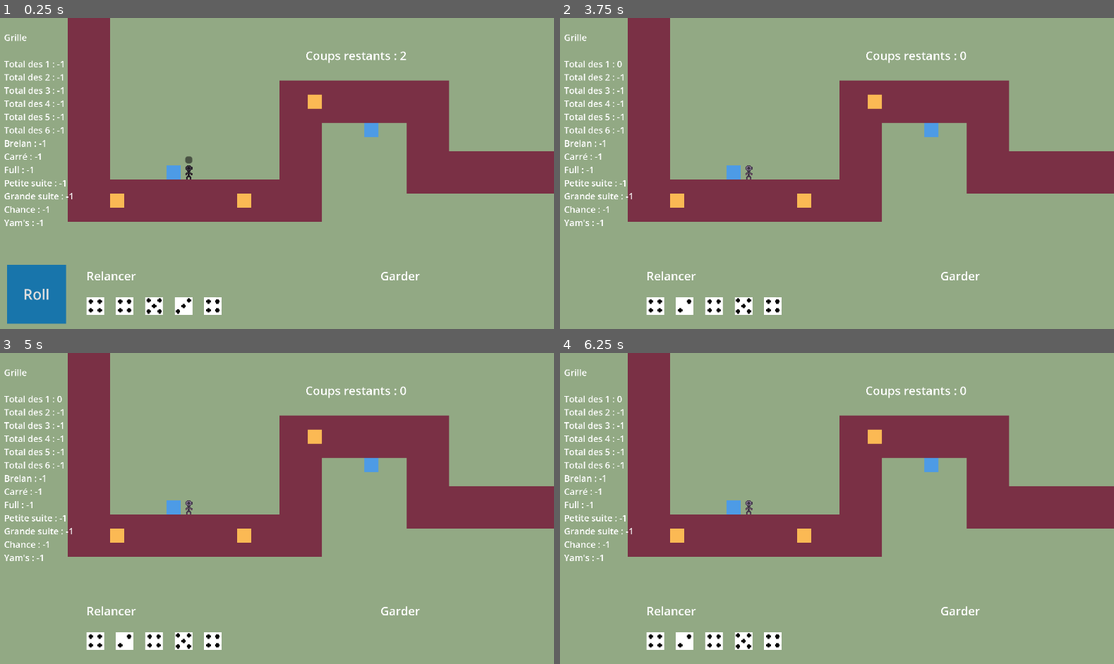
Above: before the commit, frames 1-4 (two rows, left to right).
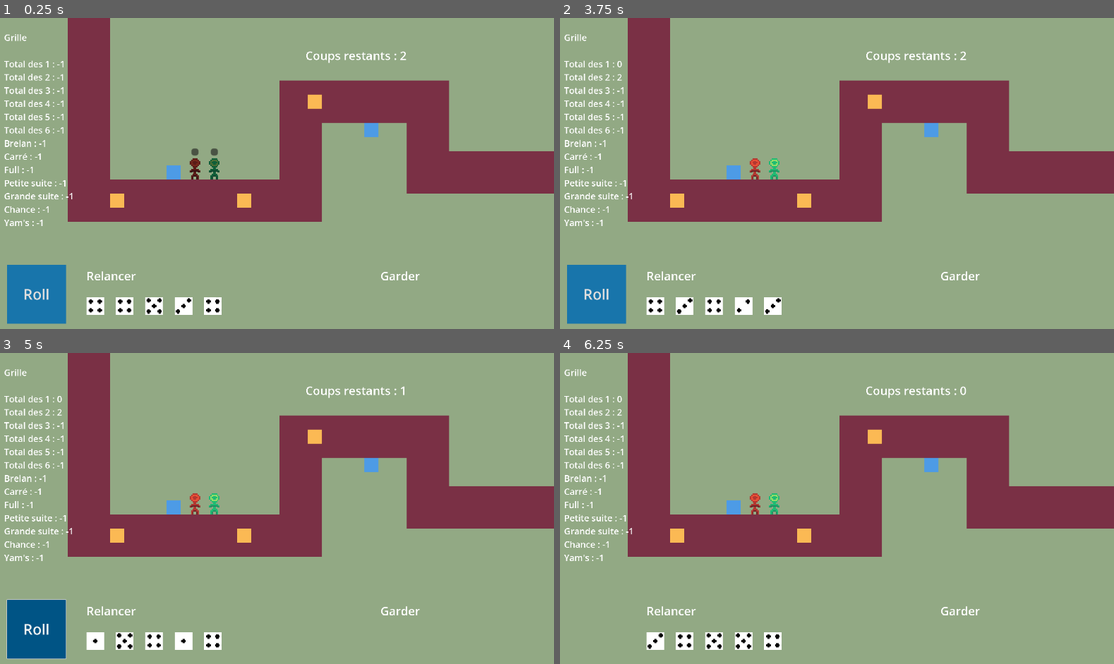
Above: after the commit, the same moments.

Repository: Gubendo/DiceyDefense
Game: Godot game, scene res://Scenes/main.tscn
Same seed, same stepped clock (60 frames per second), same inputs: the game is played once before the commit and once after it.
Inputs (mouse positions are in pixels of both pictures, inside the frame that each line leads up to):
- Up to frame 1 (0.25 s): no input
- Up to frame 2 (3.75 s): click (748, 161) at 0.52 s; click (753, 151) at 1.27 s; click "Roll" at 2 s; click "Roll" at 2.75 s; click (776, 151) at 3.52 s
- Up to frame 3 (5 s): click (38, 629) at 4.25 s, where only the run after the commit has a clickable "Roll"
- Up to frame 4 (6.25 s): tap Enter at 5 s; move the mouse to (953, 496) at 5.02 s; click (953, 496) at 5.1 s; tap Space at 5.75 s; move the mouse to (720, 527) at 5.77 s; click (720, 527) at 5.85 s

The runs differ from the first frame. In frame 1, 0.3% of the frame differs, in the area x 33-40%, y 41-52%; in frame 2, 2.6%; in frame 3, 2.7%, in the area x 1-74%, y 10-99%; in frame 4, 0.6%.

Commit message:
unit template

Diff:
--- a/Scenes/UI.tscn
+++ b/Scenes/UI.tscn
@@ -85,7 +85,7 @@
 
 
 
-func _on_yams_manager_update_combi(combinaisons):
+func update_combi(combinaisons):
 	get_node(\"CanvasLayer/Coups/Total1\").text = \"Total des 1\\n\" + str(combinaisons[\"total1\"]) + \" points\"
 	get_node(\"CanvasLayer/Coups/Total2\").text = \"Total des 2\\n\" + str(combinaisons[\"total2\"]) + \" points\"
 	get_node(\"CanvasLayer/Coups/Total3\").text = \"Total des 3\\n\" + str(combinaisons[\"total3\"]) + \" points\"
@@ -100,7 +100,7 @@
 	get_node(\"CanvasLayer/Coups/Chance\").text = \"Chance\\n\" + str(combinaisons[\"chance\"]) + \" points\"
 	get_node(\"CanvasLayer/Coups/Yams\").text = \"Yams\\n\" + str(combinaisons[\"yams\"]) + \" points\"
 
-func _on_yams_manager_update_grille(grille):
+func update_grille(grille):
 	get_node(\"CanvasLayer/Grille\").text = \"Grille \\n\\nTotal des 1 : {0}\\nTotal des 2 : {1}\\nTotal des 3 : {2}
 	Total des 4 : {3}\\nTotal des 5 : {4}\\nTotal des 6 : {5}\\nBrelan : {6}\\nCarré : {7}\\nFull : {8}
 	Petite suite : {9}\\nGrande suite : {10}\\nChance : {11}\\nYam's : {12}\".format([
@@ -220,19 +220,14 @@
 anchors_preset = 0
 
 [node name="Dice1" parent="CanvasLayer/DiceHand" instance=ExtResource("8_72j4t")]
-layout_mode = 0
 
 [node name="Dice2" parent="CanvasLayer/DiceHand" instance=ExtResource("8_72j4t")]
-layout_mode = 0
 
 [node name="Dice3" parent="CanvasLayer/DiceHand" instance=ExtResource("8_72j4t")]
-layout_mode = 0
 
 [node name="Dice4" parent="CanvasLayer/DiceHand" instance=ExtResource("8_72j4t")]
-layout_mode = 0
 
 [node name="Dice5" parent="CanvasLayer/DiceHand" instance=ExtResource("8_72j4t")]
-layout_mode = 0
 
 [node name="ValeurMain" type="Label" parent="CanvasLayer"]
 visible = false
@@ -285,7 +280,6 @@
 offset_bottom = 775.0
 
 [node name="Total1" type="Button" parent="CanvasLayer/Coups"]
-layout_mode = 0
 offset_left = 25.0
 offset_top = 25.0
 offset_right = 175.0
@@ -294,7 +288,6 @@
 text = "Total 1"
 
 [node name="Total2" type="Button" parent="CanvasLayer/Coups"]
-layout_mode = 0
 offset_left = 225.0
 offset_top = 25.0
 offset_right = 375.0
@@ -303,7 +296,6 @@
 text = "Total 2"
 
 [node name="Total3" type="Button" parent="CanvasLayer/Coups"]
-layout_mode = 0
 offset_left = 425.0
 offset_top = 25.0
 offset_right = 575.0
@@ -313,7 +305,6 @@
 "
 
 [node name="Total4" type="Button" parent="CanvasLayer/Coups"]
-layout_mode = 0
 offset_left = 625.0
 offset_top = 25.0
 offset_right = 775.0
@@ -323,7 +314,6 @@
 "
 
 [node name="Total5" type="Button" parent="CanvasLayer/Coups"]
-layout_mode = 0
 offset_left = 25.0
 offset_top = 175.0
 offset_right = 175.0
@@ -332,7 +322,6 @@
 text = "Total 5"
 
 [node name="Total6" type="Button" parent="CanvasLayer/Coups"]
-layout_mode = 0
 offset_left = 225.0
 offset_top = 175.0
 offset_right = 375.0
@@ -341,7 +330,6 @@
 text = "Total 6"
 
 [node name="Brelan" type="Button" parent="CanvasLayer/Coups"]
-layout_mode = 0
 offset_left = 425.0
 offset_top = 175.0
 offset_right = 575.0
@@ -350,7 +338,6 @@
 text = "Brelan"
 
 [node name="Carre" type="Button" parent="CanvasLayer/Coups"]
-layout_mode = 0
 offset_left = 625.0
 offset_top = 175.0
 offset_right = 775.0
@@ -359,7 +346,6 @@
 text = "Carré"
 
 [node name="Full" type="Button" parent="CanvasLayer/Coups"]
-layout_mode = 0
 offset_left = 25.0
 offset_top = 325.0
 offset_right = 175.0
@@ -368,7 +354,6 @@
 text = "Full"
 
 [node name="PSuite" type="Button" parent="CanvasLayer/Coups"]
-layout_mode = 0
 offset_left = 225.0
 offset_top = 325.0
 offset_right = 375.0
@@ -377,7 +362,6 @@
 text = "Petite Suite"
 
 [node name="GSuite" type="Button" parent="CanvasLayer/Coups"]
-layout_mode = 0
 offset_left = 425.0
 offset_top = 325.0
 offset_right = 575.0
@@ -386,7 +370,6 @@
 text = "Grande Suite"
 
 [node name="Chance" type="Button" parent="CanvasLayer/Coups"]
-layout_mode = 0
 offset_left = 625.0
 offset_top = 325.0
 offset_right = 775.0
@@ -396,7 +379,6 @@
 "
 
 [node name="Yams" type="Button" parent="CanvasLayer/Coups"]
-layout_mode = 0
 offset_left = 250.0
 offset_top = 475.0
 offset_right = 550.0
--- /dev/null
+++ b/Scenes/Units/Archer.gd
@@ -0,0 +1,15 @@
+extends "res://Scripts/Units/unit.gd"
+
+
+# Called when the node enters the scene tree for the first time.
+func _init():
+	value = "total2"
+
+
+# Called every frame. 'delta' is the elapsed time since the previous frame.
+func _process(delta):
+	pass
+
+
+func _on_activate_pressed():
+	activate()
--- /dev/null
+++ b/Scenes/Units/Archer.tscn
@@ -0,0 +1,21 @@
+[gd_scene load_steps=3 format=3 uid="uid://b5tp2dhwh1sjy"]
+
+[ext_resource type="Script" path="res://Scenes/Units/Archer.gd" id="1_mqvs0"]
+[ext_resource type="Texture2D" uid="uid://bw24p5hfsc5j4" path="res://Sprites/Units/archer.png" id="2_h8mpf"]
+
+[node name="Archer" type="Node2D"]
+position = Vector2(23, 11)
+script = ExtResource("1_mqvs0")
+
+[node name="Sprite2d" type="Sprite2D" parent="."]
+position = Vector2(8, 8)
+scale = Vector2(1.5, 1.5)
+texture = ExtResource("2_h8mpf")
+
+[node name="Activate" type="Button" parent="."]
+offset_left = 4.0
+offset_top = -15.0
+offset_right = 12.0
+offset_bottom = -7.0
+
+[connection signal="pressed" from="Activate" to="." method="_on_activate_pressed"]
--- /dev/null
+++ b/Scenes/Units/Soldier.tscn
@@ -0,0 +1,21 @@
+[gd_scene load_steps=3 format=3 uid="uid://rtuageh4fjhm"]
+
+[ext_resource type="Script" path="res://Scripts/Units/Soldier.gd" id="1_ua233"]
+[ext_resource type="Texture2D" uid="uid://dccfoc68ajb6a" path="res://Sprites/Units/soldier.png" id="2_yjfs8"]
+
+[node name="Soldier" type="Node2D"]
+position = Vector2(23, 11)
+script = ExtResource("1_ua233")
+
+[node name="Sprite2d" type="Sprite2D" parent="."]
+position = Vector2(8, 8)
+scale = Vector2(1.5, 1.5)
+texture = ExtResource("2_yjfs8")
+
+[node name="Activate" type="Button" parent="."]
+offset_left = 4.0
+offset_top = -15.0
+offset_right = 12.0
+offset_bottom = -7.0
+
+[connection signal="pressed" from="Activate" to="." method="_on_activate_pressed"]
--- a/Scenes/main.tscn
+++ b/Scenes/main.tscn
@@ -1,11 +1,12 @@
-[gd_scene load_steps=9 format=3 uid="uid://cwnheenib7m34"]
+[gd_scene load_steps=10 format=3 uid="uid://4gnc4coty71j"]
 
 [ext_resource type="Script" path="res://Scripts/main.gd" id="1_f05js"]
 [ext_resource type="PackedScene" uid="uid://b5kwsmxglfbp6" path="res://Scenes/UI.tscn" id="2_sfx10"]
 [ext_resource type="Script" path="res://Scripts/UI.gd" id="3_nm0r7"]
 [ext_resource type="Script" path="res://Scripts/YamsManager.gd" id="3_ounvy"]
 [ext_resource type="Texture2D" uid="uid://b5cwnsigjnr0o" path="res://tilesets/terrain.png" id="4_e4dkg"]
-[ext_resource type="PackedScene" uid="uid://gi5kda2kqyyn" path="res://Scenes/unit.tscn" id="5_vqr24"]
+[ext_resource type="PackedScene" uid="uid://rtuageh4fjhm" path="res://Scenes/Units/Soldier.tscn" id="5_vqr24"]
+[ext_resource type="PackedScene" uid="uid://b5tp2dhwh1sjy" path="res://Scenes/Units/Archer.tscn" id="7_5k768"]
 
 [sub_resource type="TileSetAtlasSource" id="TileSetAtlasSource_8abaa"]
 texture = ExtResource("4_e4dkg")
@@ -38,13 +39,15 @@
 current = true
 zoom = Vector2(3, 3)
 
-[node name="Unit" parent="." instance=ExtResource("5_vqr24")]
-position = Vector2(-427, -198)
+[node name="Units" type="Node" parent="."]
 
-[connection signal="update_hand" from="." to="UI" method="_on_main_update_hand"]
-[connection signal="update_hand" from="." to="YamsManager" method="_on_main_update_hand"]
+[node name="Soldier" parent="Units" instance=ExtResource("5_vqr24")]
+position = Vector2(-420, -202)
+
+[node name="Archer" parent="Units" instance=ExtResource("7_5k768")]
+position = Vector2(-398, -202)
+
 [connection signal="choix" from="UI" to="YamsManager" method="_on_ui_choix"]
 [connection signal="roll" from="UI" to="." method="_on_ui_roll"]
-[connection signal="update_combi" from="YamsManager" to="UI" method="_on_yams_manager_update_combi"]
-[connection signal="update_grille" from="YamsManager" to="UI" method="_on_yams_manager_update_grille"]
-[connection signal="choix" from="Unit" to="YamsManager" method="_on_ui_choix"]
+[connection signal="choix" from="Units/Soldier" to="YamsManager" method="_on_ui_choix"]
+[connection signal="choix" from="Units/Archer" to="YamsManager" method="_on_ui_choix"]
--- a/Scenes/unit.tscn
+++ /dev/null
@@ -1,20 +0,0 @@
-[gd_scene load_steps=3 format=3 uid="uid://gi5kda2kqyyn"]
-
-[ext_resource type="Texture2D" uid="uid://cjln1sr4m8nc3" path="res://Sprites/Units/t1.png" id="1_n5nea"]
-[ext_resource type="Script" path="res://Scripts/unit1.gd" id="1_xrmg4"]
-
-[node name="Unit1" type="Node2D"]
-position = Vector2(23, 11)
-script = ExtResource("1_xrmg4")
-
-[node name="Sprite2d" type="Sprite2D" parent="."]
-position = Vector2(8, 8)
-texture = ExtResource("1_n5nea")
-
-[node name="Button" type="Button" parent="."]
-offset_left = 4.0
-offset_top = -10.0
-offset_right = 12.0
-offset_bottom = -2.0
-
-[connection signal="pressed" from="Button" to="." method="_on_button_pressed"]
--- a/Scripts/UI.gd
+++ b/Scripts/UI.gd
@@ -61,8 +61,7 @@
 	emit_signal("roll", unfrozenDices)
 
 
-func _on_main_update_hand(hand):
-	print("update")
+func update_hand(hand):
 	for i in range(5):
 		dicesList[i].texture = dicesSprites[hand[i] - 1]
 	get_node("CanvasLayer/ValeurMain").text = "Main réelle : " + str(hand)
@@ -73,7 +72,7 @@
 
 
 
-func _on_yams_manager_update_combi(combinaisons):
+func update_combi(combinaisons):
 	get_node("CanvasLayer/Coups/Total1").text = "Total des 1\n" + str(combinaisons["total1"]) + " points"
 	get_node("CanvasLayer/Coups/Total2").text = "Total des 2\n" + str(combinaisons["total2"]) + " points"
 	get_node("CanvasLayer/Coups/Total3").text = "Total des 3\n" + str(combinaisons["total3"]) + " points"
@@ -88,7 +87,7 @@
 	get_node("CanvasLayer/Coups/Chance").text = "Chance\n" + str(combinaisons["chance"]) + " points"
 	get_node("CanvasLayer/Coups/Yams").text = "Yams\n" + str(combinaisons["yams"]) + " points"
 
-func _on_yams_manager_update_grille(grille):
+func update_grille(grille):
 	get_node("CanvasLayer/Grille").text = "Grille \n\nTotal des 1 : {0}\nTotal des 2 : {1}\nTotal des 3 : {2}
 	Total des 4 : {3}\nTotal des 5 : {4}\nTotal des 6 : {5}\nBrelan : {6}\nCarré : {7}\nFull : {8}
 	Petite suite : {9}\nGrande suite : {10}\nChance : {11}\nYam's : {12}".format([
--- /dev/null
+++ b/Scripts/Units/Soldier.gd
@@ -0,0 +1,15 @@
+extends "res://Scripts/Units/unit.gd"
+
+
+# Called when the node enters the scene tree for the first time.
+func _init():
+	value = "total1"
+
+
+# Called every frame. 'delta' is the elapsed time since the previous frame.
+func _process(delta):
+	pass
+
+
+func _on_activate_pressed():
+	activate()
--- a/Scripts/unit1.gd
+++ b/Scripts/Units/unit.gd
@@ -2,11 +2,15 @@
 
 var sprite
 var button
+
+var activated
+var value = ""
 signal choix(coup)
 # Called when the node enters the scene tree for the first time.
 func _ready():
+	activated = false
 	sprite = get_node("Sprite2d")
-	button = get_node("Button")
+	button = get_node("Activate")
 	sprite.modulate = Color(0.5, 0.5, 0.5)
 
 
@@ -15,7 +19,8 @@
 	pass
 
 
-func _on_button_pressed():
+func activate():
 	sprite.modulate = Color(1, 1, 1)
 	button.visible = false
-	emit_signal("choix", "total1")
+	activated = true
+	emit_signal("choix", value)
--- a/Scripts/YamsManager.gd
+++ b/Scripts/YamsManager.gd
@@ -32,12 +32,11 @@
 	"yams": -1
 }
 
-signal update_combi(combinaisons)
-signal update_grille(grille)
+var nodeUI
 # Called when the node enters the scene tree for the first time.
 func _ready():
-	emit_signal("update_grille", grille)
-
+	nodeUI = get_node("/root/Main/UI")
+	nodeUI.update_grille(grille)
 # Called every frame. 'delta' is the elapsed time since the previous frame.
 func _process(delta):
 	pass
@@ -98,7 +97,7 @@
 	return total
 
 
-func _on_main_update_hand(hand):
+func calcul_hand(hand):
 	combinaisons['total1'] = calcul_total_x(hand, 1)
 	combinaisons['total2'] = calcul_total_x(hand, 2)
 	combinaisons['total3'] = calcul_total_x(hand, 3)
@@ -112,9 +111,9 @@
 	combinaisons['g_suite'] = calcul_g_suite(hand)
 	combinaisons['chance'] = calcul_chance(hand)
 	combinaisons['yams'] = calcul_yams(hand)
-	emit_signal("update_combi", combinaisons)
+	nodeUI.update_combi(combinaisons)
 
 
 func _on_ui_choix(coup):
 	grille[coup] = combinaisons[coup]
-	emit_signal("update_grille", grille)
+	nodeUI.update_grille(grille)
--- a/Scripts/main.gd
+++ b/Scripts/main.gd
@@ -2,7 +2,6 @@
 
 var hand = [1, 2, 3, 4, 5]
 var rng = RandomNumberGenerator.new()
-signal update_hand(hand)
 
 func _ready():
 	rng.randomize()
@@ -19,4 +18,5 @@
 	for i in range(5):
 		if i in unfrozen_id:
 			hand[i] = rng.randi_range(1, 6)
-	emit_signal("update_hand", hand)
+	get_node("YamsManager").calcul_hand(hand)
+	get_node("UI").update_hand(hand)
Binary file added: Sprites/Units/archer.png
Not shown, added: Sprites/Units/archer.png.import
Binary file added: Sprites/Units/bard.png
Not shown, added: Sprites/Units/bard.png.import
Binary file added: Sprites/Units/mage.png
Not shown, added: Sprites/Units/mage.png.import
Binary file added: Sprites/Units/paladin.png
Not shown, added: Sprites/Units/paladin.png.import
Binary file added: Sprites/Units/soldier.png
Not shown, added: Sprites/Units/soldier.png.import
